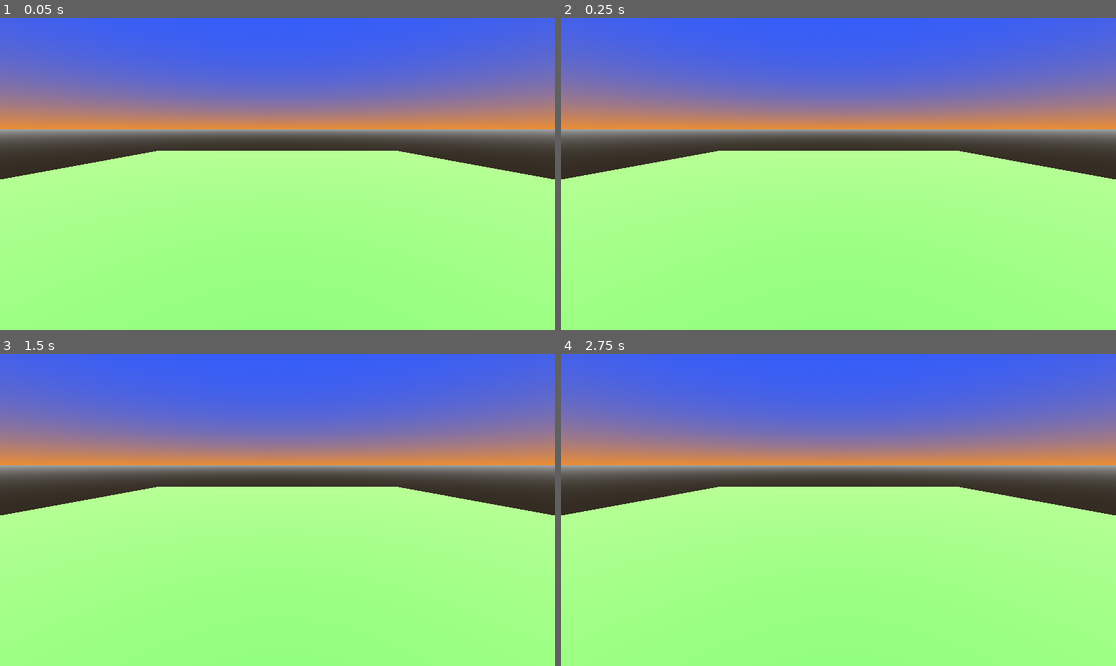
Above: before the commit, frames 1-4 (two rows, left to right).
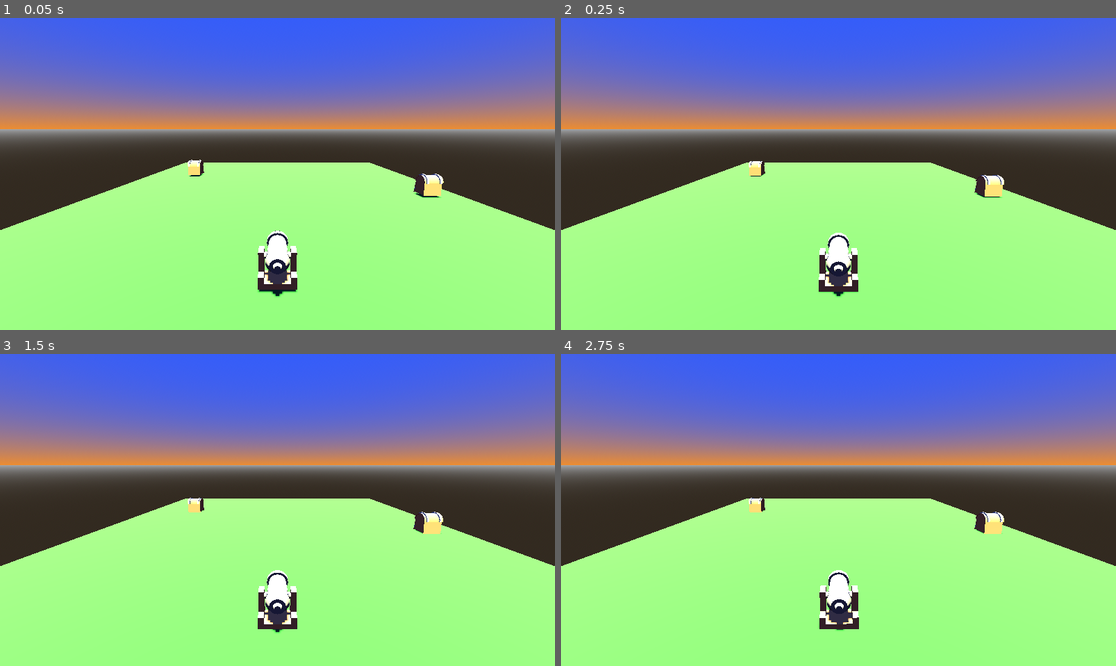
Above: after the commit, the same moments.

Repository: bsu-cs315/e3-evan.kiser
Game: Godot game, scene res://world/world.tscn
Same seed, same stepped clock (60 frames per second), same inputs: the game is played once before the commit and once after it. The project has no main scene, so this scene is started directly.
Inputs:
- Up to frame 1 (0.05 s): no input
- Up to frame 2 (0.25 s): no input
- Up to frame 3 (1.5 s): hold D (angle_right) 0.53-1.28 s; tap Space (launch) at 0.6 s; tap Enter at 1.25 s; hold S (angle_down) from 1.28 s (still down); tap E (decrease_power) at 1.35 s
- Up to frame 4 (2.75 s): tap Space (launch) at 1.55, 2, 2.3 s; release S (angle_down) at 2.03 s; hold D (angle_right) from 2.03 s (still down); tap Q (increase_power) at 2.1 s

The runs differ from the first frame. In frame 1, 9.9% of the frame differs, in the area x 0-100%, y 42-90%; in frame 2, 9.9%; in frame 3, 9.8%; in frame 4, 9.8%.

Commit message:
Redo cannon impulse

Diff:
--- a/project/cannon/cannon.gd
+++ b/project/cannon/cannon.gd
@@ -42,11 +42,13 @@
 
 	if Input.is_action_just_pressed("launch") and balls_left > 0:
 		if _current_ball == null or _current_ball.is_sleeping():
+			var impulse := Vector3(1,0,0) * power
+			impulse.rotated(Vector3(0,1,0), angle_vertical)
+			impulse.rotated(Vector3(0,0,1), angle_horizontal)
 			_current_ball = preload("res://ball/ball.tscn").instantiate() as RigidBody3D
 			get_parent().add_child(_current_ball)
 			_current_ball.global_position = global_position
-			_current_ball.apply_impulse(Vector3(power,angle_vertical,angle_horizontal))
-			$CannonShotSound.playing = true
+			_current_ball.apply_impulse(impulse)
 			balls_left -= 1
 			if balls_left == 0:
 				no_remaining_projectiles.emit()
--- a/project/world/world.tscn
+++ b/project/world/world.tscn
@@ -1,4 +1,7 @@
-[gd_scene load_steps=7 format=3 uid="uid://cr0l07aycl5lr"]
+[gd_scene load_steps=9 format=3 uid="uid://cr0l07aycl5lr"]
+
+[ext_resource type="PackedScene" uid="uid://b5k3jr2gwuwbc" path="res://cannon/cannon.tscn" id="1_fnbxv"]
+[ext_resource type="PackedScene" uid="uid://bkn6l3ysp2jw8" path="res://target/target.tscn" id="2_liqd3"]
 
 [sub_resource type="ProceduralSkyMaterial" id="ProceduralSkyMaterial_sfcev"]
 sky_top_color = Color(0.189017, 0.358445, 1, 1)
@@ -18,12 +21,12 @@
 albedo_color = Color(1.68458e-07, 0.268509, 0.0226525, 1)
 
 [sub_resource type="BoxShape3D" id="BoxShape3D_htuep"]
-size = Vector3(200, 1, 200)
+size = Vector3(100, 1, 100)
 
 [node name="World" type="Node3D"]
 
 [node name="Camera3D" type="Camera3D" parent="."]
-transform = Transform3D(1, 0, 0, 0, 0.976364, 0.216133, 0, -0.216133, 0.976364, 0, 17.3037, 71.3471)
+transform = Transform3D(1, 0, 0, 0, 0.976364, 0.216133, 0, -0.216133, 0.976364, 0, 17.3037, 59.3471)
 
 [node name="DirectionalLight3D" type="DirectionalLight3D" parent="."]
 transform = Transform3D(1, 0, 0, 0, 1.19209e-07, 1, 0, -1, 1.19209e-07, 0, 61, 0)
@@ -40,9 +43,18 @@
 [node name="GroundBox" type="CSGBox3D" parent="Ground"]
 transform = Transform3D(1, 0, 0, 0, 1, 0, 0, 0, 1, 0, -1, 0)
 use_collision = true
-size = Vector3(200, 1, 200)
+size = Vector3(100, 1, 100)
 material = SubResource("StandardMaterial3D_lljdn")
 
 [node name="GroundCollisionShape" type="CollisionShape3D" parent="Ground"]
 transform = Transform3D(1, 0, 0, 0, 1, 0, 0, 0, 1, 0, -1, 0)
 shape = SubResource("BoxShape3D_htuep")
+
+[node name="Cannon" parent="." instance=ExtResource("1_fnbxv")]
+transform = Transform3D(1, 0, 0, 0, 1, 0, 0, 0, 1, 0, 0, 39)
+
+[node name="Target" parent="." instance=ExtResource("2_liqd3")]
+transform = Transform3D(1, 0, 0, 0, 1, 0, 0, 0, 1, 41, 0, 6)
+
+[node name="Target2" parent="." instance=ExtResource("2_liqd3")]
+transform = Transform3D(1, 0, 0, 0, 1, 0, 0, 0, 1, -32, 0, -19)
